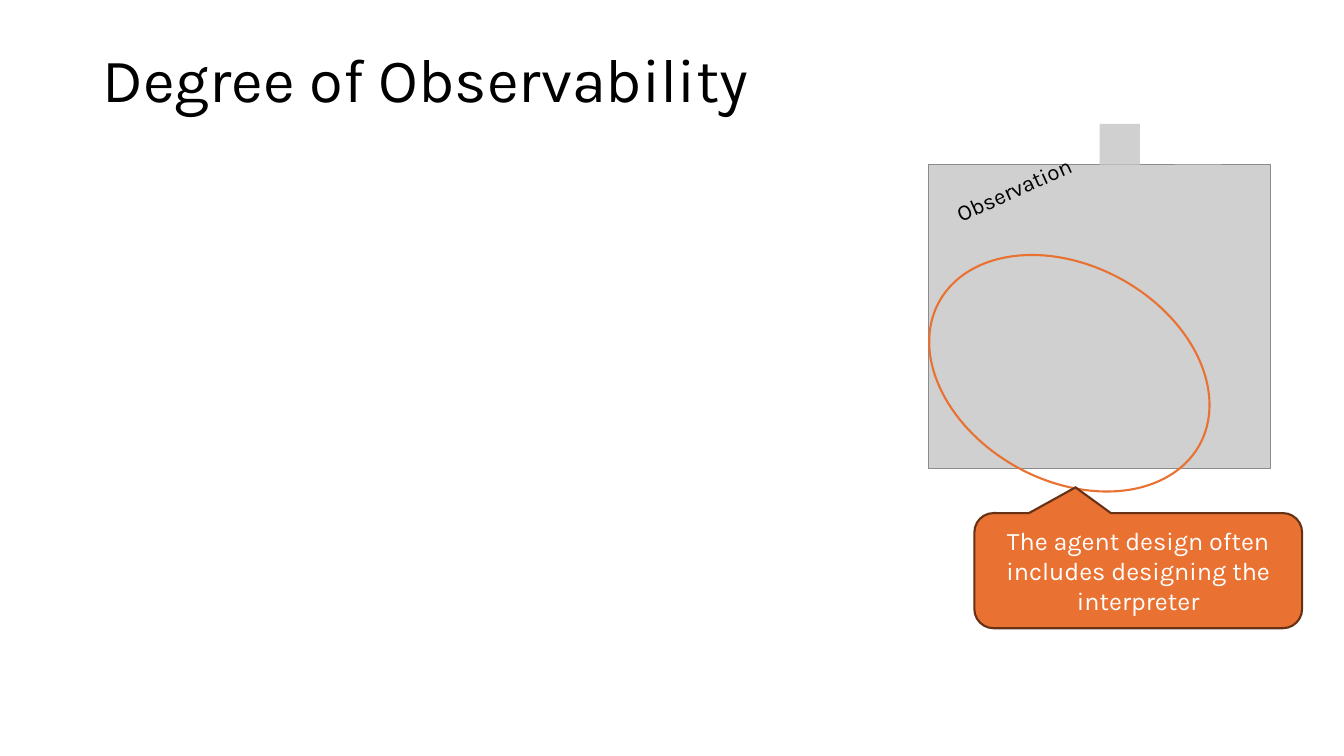
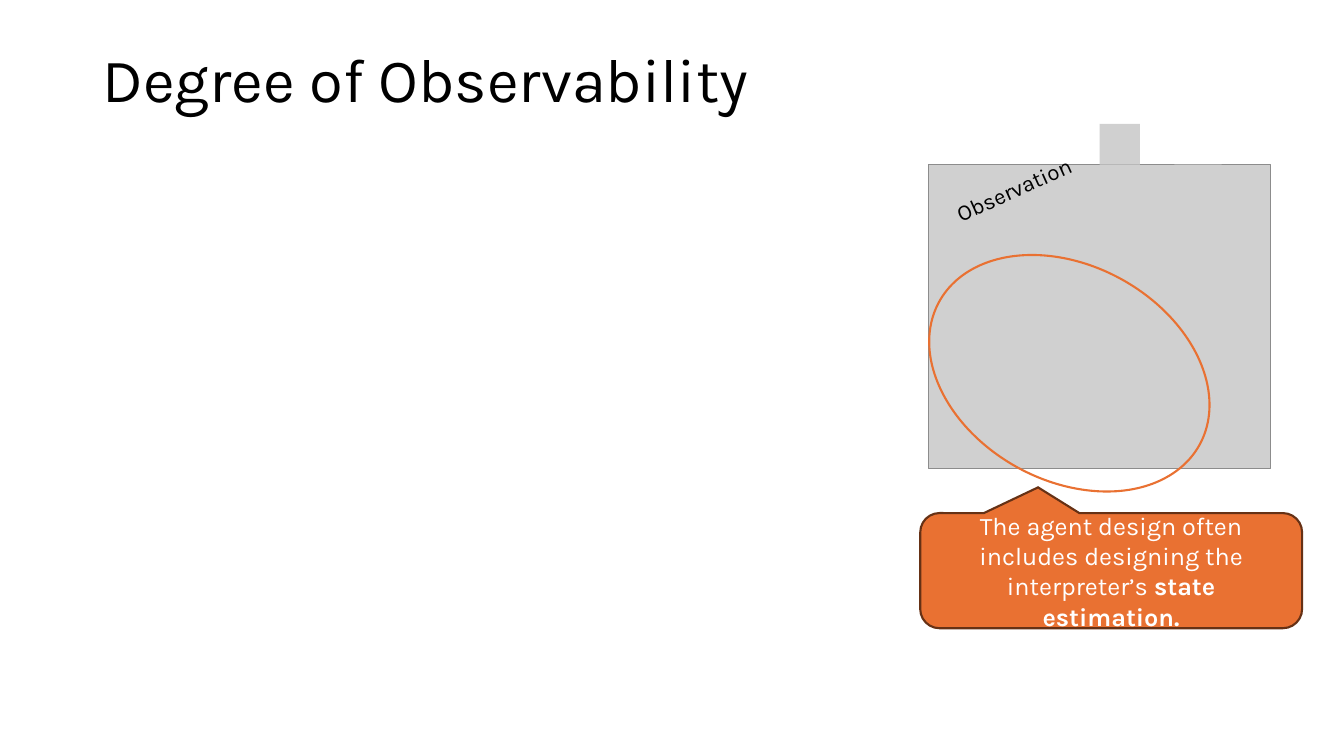
Before and after one commit to mhahsler/Introduction_to_Reinforcement_Learning, a slide deck: slide 16 of slides/Lecture_Chapter01.pptx (slide 17 before the commit). Drawn at 1344x756 pixels with LibreOffice and Linux fonts; fonts in the diff are those of the drawing; grey boxes stand for pictures. Boxes give left, top, right and bottom in pixels: in the first picture for what was removed or moved away, otherwise in the second. Text is boxed around its words. In the diff, an @@ line names an element or a change of style, - is before the commit and + after.

```diff
--- a/slides/Lecture_Chapter01.pptx
+++ b/slides/Lecture_Chapter01.pptx
@@ rounded speech box "The agent design often includes ..." resized from (x1=975, y1=513, x2=1303, y2=628) to (x1=921, y1=513, x2=1303, y2=628) @@
@@ text in rounded speech box at (x1=979, y1=512, x2=1243, y2=632): text changed @@
-The agent design often includes designing the interpreter
+The agent design often includes designing the interpreter’s state estimation.
```
Also in this commit, not shown: 14 other slides changed, 8 slides added, 4 slides removed, 21 other files.
